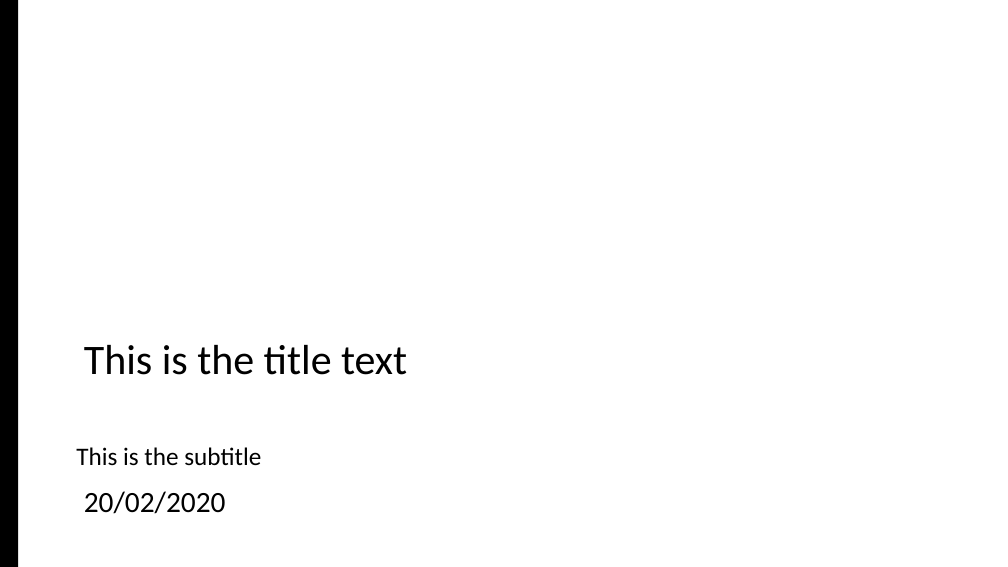
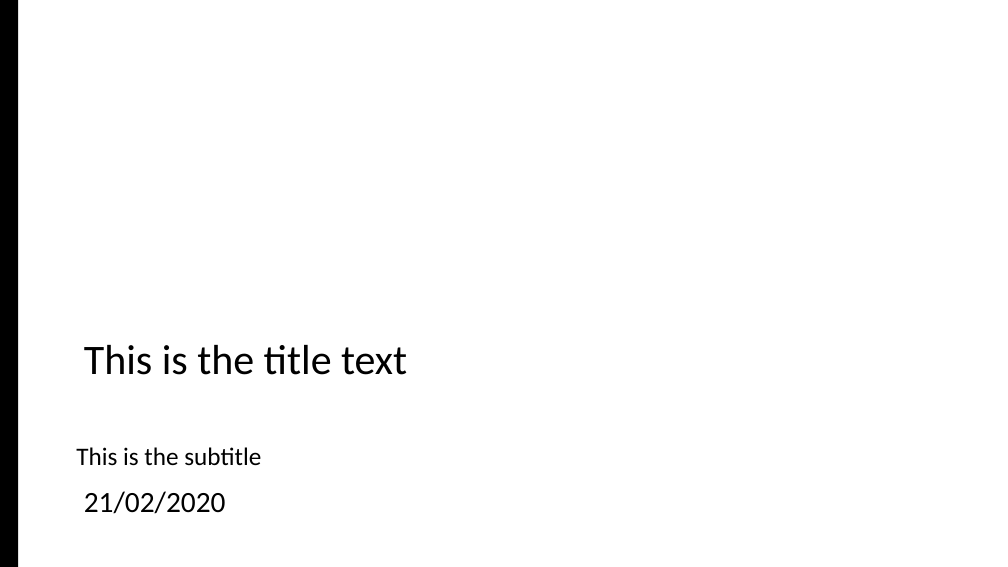
Before and after one commit to UTAS-analytics/Powerpoint-producer, a slide deck: slide 3 of test.pptx (slide 5 before the commit). Drawn at 1008x567 pixels with LibreOffice and Linux fonts; fonts in the diff are those of the drawing; background and template pictures are left out. Boxes give left, top, right and bottom in pixels: in the first picture for what was removed or moved away, otherwise in the second. Text is boxed around its words. In the diff, an @@ line names an element or a change of style, - is before the commit and + after.

```diff
--- a/test.pptx
+++ b/test.pptx
@@ text at [84,491,226,514]: text changed @@
-20/02/2020
+21/02/2020
```
Also in this commit, not shown: 3 slides removed, 1 other file.
